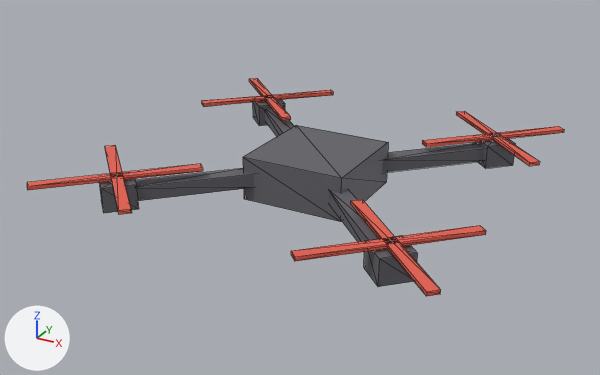
An edit to the glTF model public/models/quad.glb, drawn before and after from the same camera.
One viewpoint serves both versions: a 50 mm camera at (2.01, -3.85, 1.79) aimed at (-0.07, -0.08, -0.09). Arrows for +X, +Y and +Z are at lower left; the lights stay in place. The first picture is the older version. Mesh edges are drawn as thin lines. Vertices at exactly the same position are counted once.
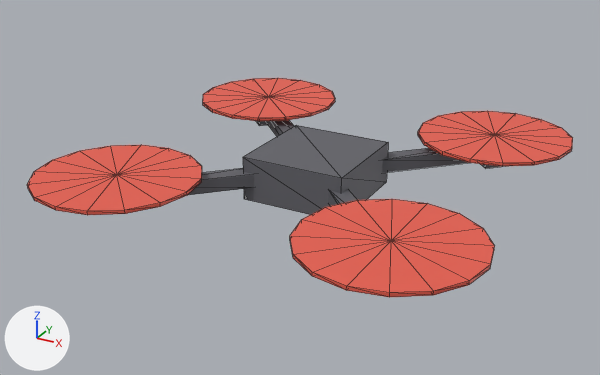
What differs and where, as boxes (x1, y1, x2, y2) in the pictures (600 x 375 px):
'Mesh_0', reshaped: before (27, 78, 564, 296); after (27, 78, 573, 297)
part 1 of me_mesh_0, added (red): after (418, 111, 573, 166)
part 2 of me_mesh_0, added (red): after (203, 78, 335, 121)
part 3 of me_mesh_0, added (red): after (27, 145, 202, 215)
part 4 of me_mesh_0, deleted: before (27, 78, 564, 215)
part 5 of me_mesh_0, built on: before (291, 199, 486, 296); after (290, 199, 495, 297)

Patch to the scene script:
```diff
--- a/public/models/quad.glb.py
+++ b/public/models/quad.glb.py
@@ me_mesh_0 @@
 # used by ob_mesh_0; location = (0.0, 0.0, 0.0)
-me_mesh_0.from_pydata(...)  # 136 vertices, 204 faces; spans x -1.12..1.12, y -1.12..1.12, z -0.12..0.12
+me_mesh_0.from_pydata(...)  # 208 vertices, 364 faces; spans x -1.23..1.23, y -1.23..1.23, z -0.12..0.12
+# me_mesh_0 part 1: a new loose piece, a 16-sided cylinder along z spanning x 0.328..1.228, y 0.328..1.228, z 0.08..0.1, in mat_rotors (red #ed6150)
+# me_mesh_0 part 2: a new loose piece, a 16-sided cylinder along z spanning x -1.228..-0.328, y 0.328..1.228, z 0.08..0.1, in mat_rotors (red #ed6150)
+# me_mesh_0 part 3: a new loose piece, a 16-sided cylinder along z spanning x -1.228..-0.328, y -1.228..-0.328, z 0.08..0.1, in mat_rotors (red #ed6150)
+# me_mesh_0 part 4: 6 loose pieces with 48 vertices, spanning x -1.12..1.12, y -1.12..1.12, z 0.08..0.1, are deleted
+# me_mesh_0 part 5
+# 15 vertices are removed from x 0.44..1.12, y -1.12..-0.44, z 0.08..0.1
+# 24 faces are deleted
+# 1 vertex moves from x 1.07, y -0.44, z 0.1 to x 1.19, y -0.95, z 0.1
+# 33 vertices are added at x 0.33..1.23, y -1.23..-0.33, z 0.08..0.1
+# 64 new faces join them, mat_rotors (red #ed6150)
 me_mesh_0.materials.append(mat_body)
```
